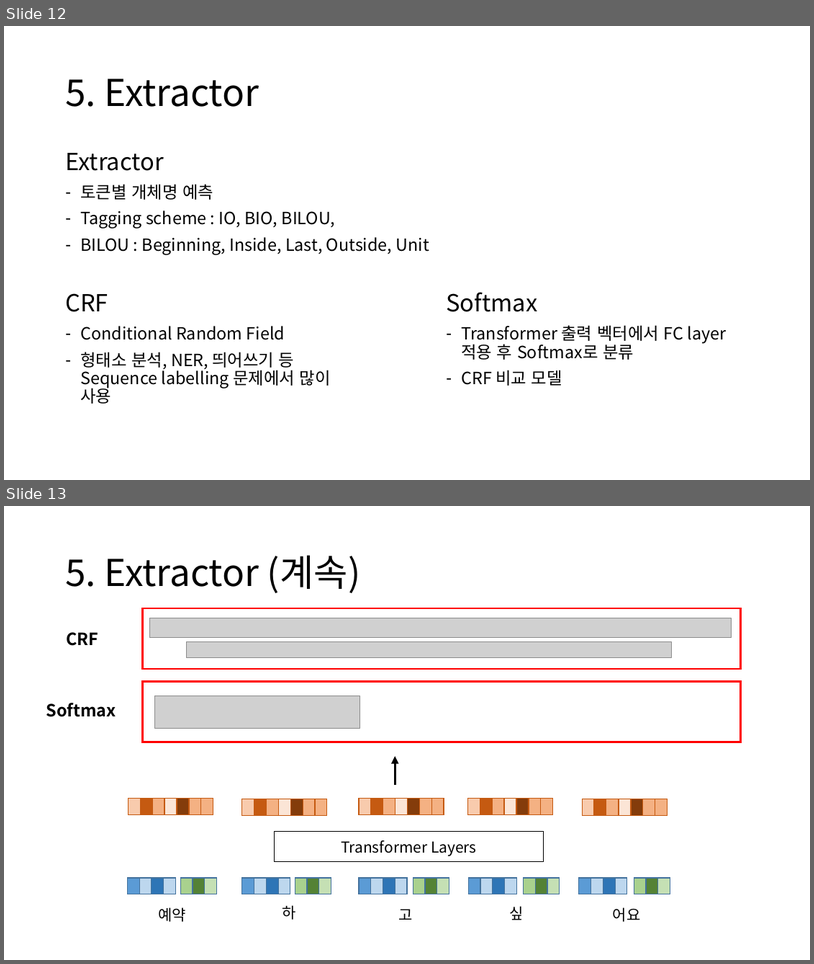
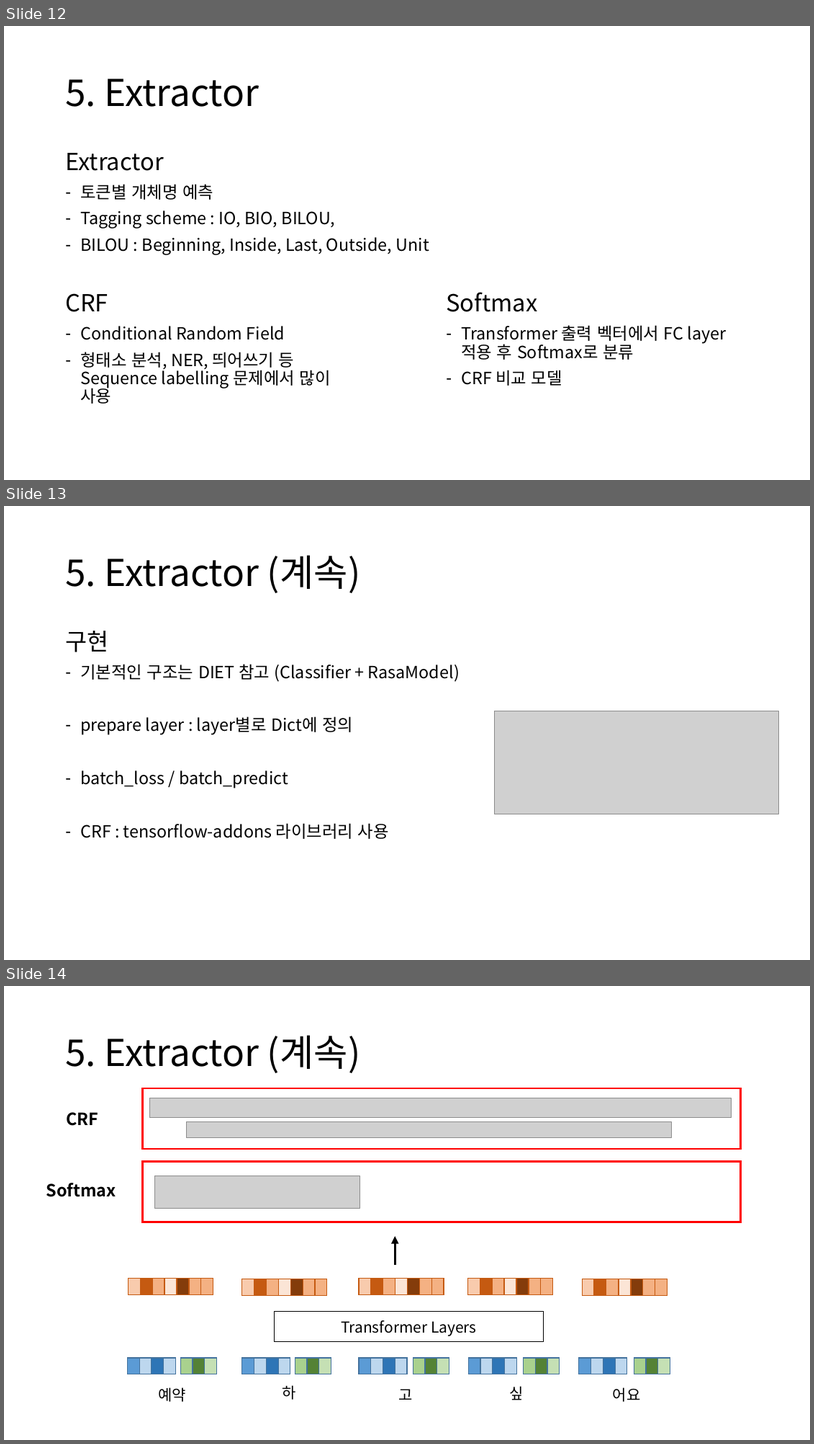
Before and after one commit to yongsun-yoon/chatbot, a slide deck: Rasa custom NLU 모델 개발.pptx. Shown one above the other, each under a label of ours: slides 12 and 13 before the commit, slides 12, 13 and 14 after it. The pictures are 814x964 and 814x1444 pixels, drawn with LibreOffice and Linux fonts; fonts in the diff are those of the drawing; grey boxes stand for pictures. Boxes give left, top, right and bottom in pixels: in the first picture for what was removed or moved away, otherwise in the second. Text is boxed around its words. In the diff, an @@ line names an element or a change of style, - is before the commit and + after.

```diff
--- a/Rasa custom NLU 모델 개발.pptx
+++ b/Rasa custom NLU 모델 개발.pptx
@@ slide 13 added at bbox=[4, 506, 810, 960], background #FFFFFF @@
@@ title added at bbox=[65, 555, 360, 593], 44 pt, text #000000 @@
+5. Extractor (계속)
@@ text added at bbox=[65, 631, 460, 839], 20 pt, text #000000 @@
+구현
+– 기본적인 구조는 DIET 참고 (Classifier + RasaModel)
+– prepare layer : layer별로 Dict에 정의
+– batch_loss / batch_predict
+– CRF : tensorflow-addons 라이브러리 사용
@@ picture added at bbox=[495, 710, 779, 814] @@
@@ what was slide 13 is now slide 14 @@
```
Also in this commit, not shown: 3 other slides added.
